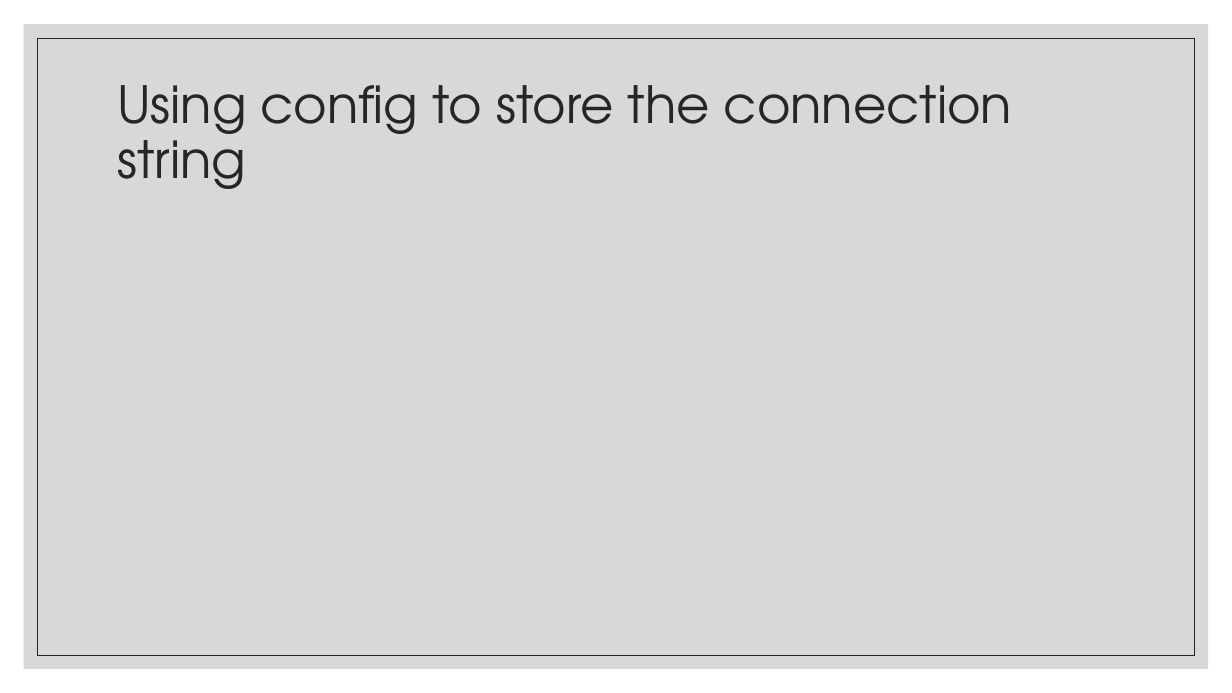
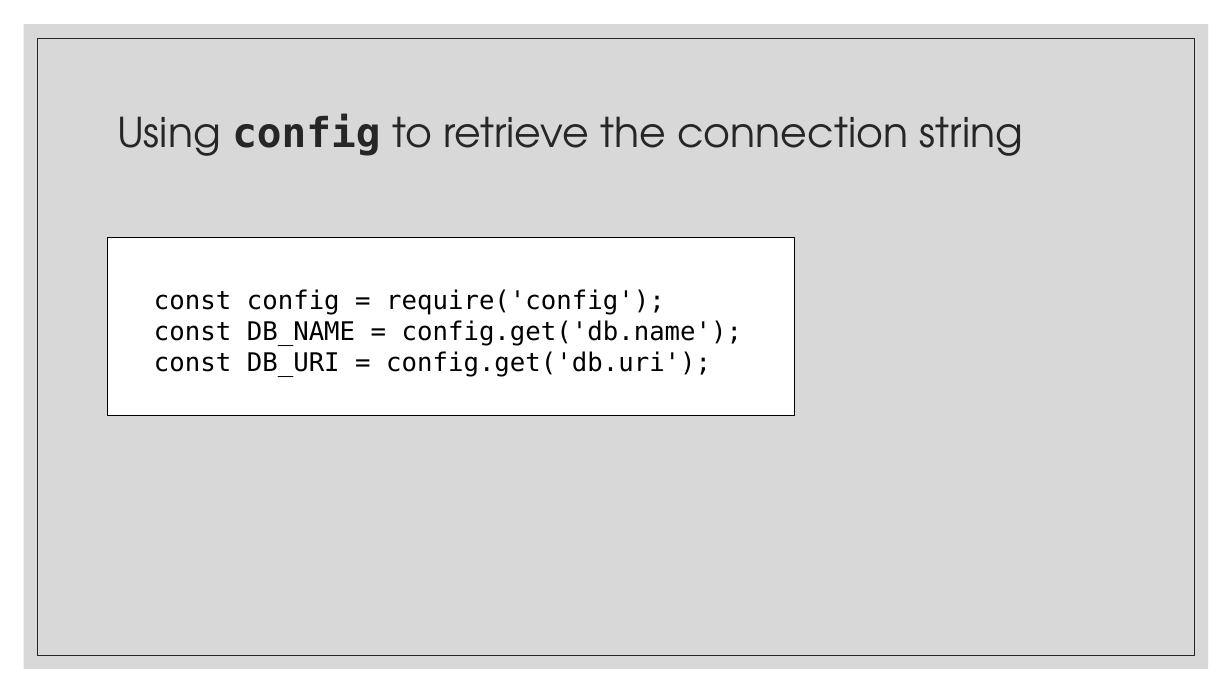
Before and after one commit to zackstotts/base-node-curriculum, a slide deck: slide 11 of unit_03/slides/02 MongoDB & Node.pptx (slide 5 before the commit). Drawn at 1232x693 pixels with LibreOffice and Linux fonts; fonts in the diff are those of the drawing. Boxes give left, top, right and bottom in pixels: in the first picture for what was removed or moved away, otherwise in the second. Text is boxed around its words. In the diff, an @@ line names an element or a change of style, - is before the commit and + after.

```diff
--- a/unit_03/slides/02 MongoDB & Node.pptx
+++ b/unit_03/slides/02 MongoDB & Node.pptx
@@ title at (x1=117, y1=113, x2=1023, y2=156): text changed; size 40 to 32 pt @@
-Using config to store the connection string
+Using config to retrieve the connection string
@@ text added at (x1=108, y1=238, x2=795, y2=424), fill #FFFFFF, outline #000000 1 pt, 20 pt, text #000000 @@
+const config = require('config');
+const DB_NAME = config.get('db.name');
+const DB_URI = config.get('db.uri');
```
Also in this commit, not shown: 1 other slide changed, 8 slides added.
